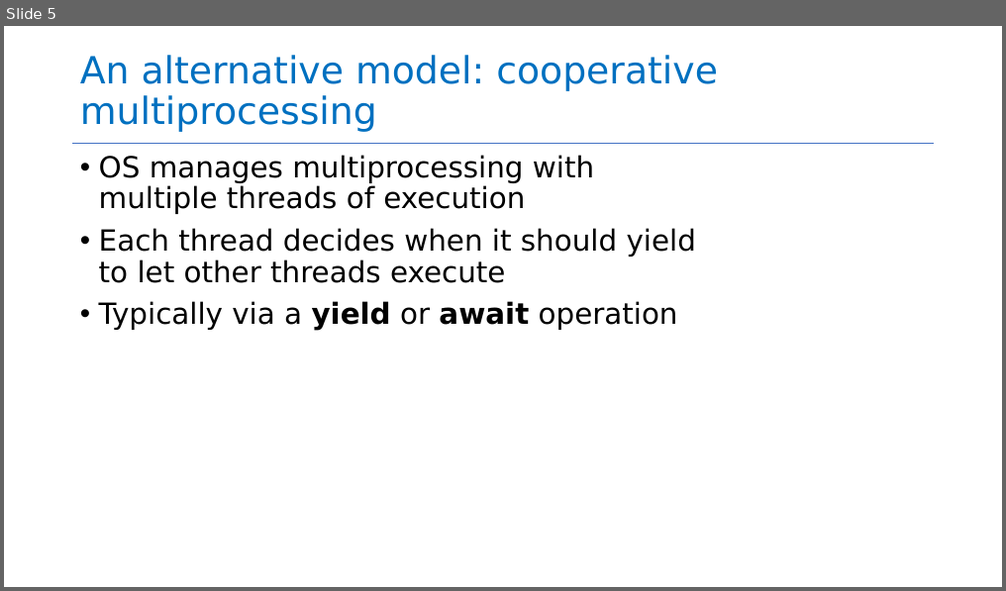
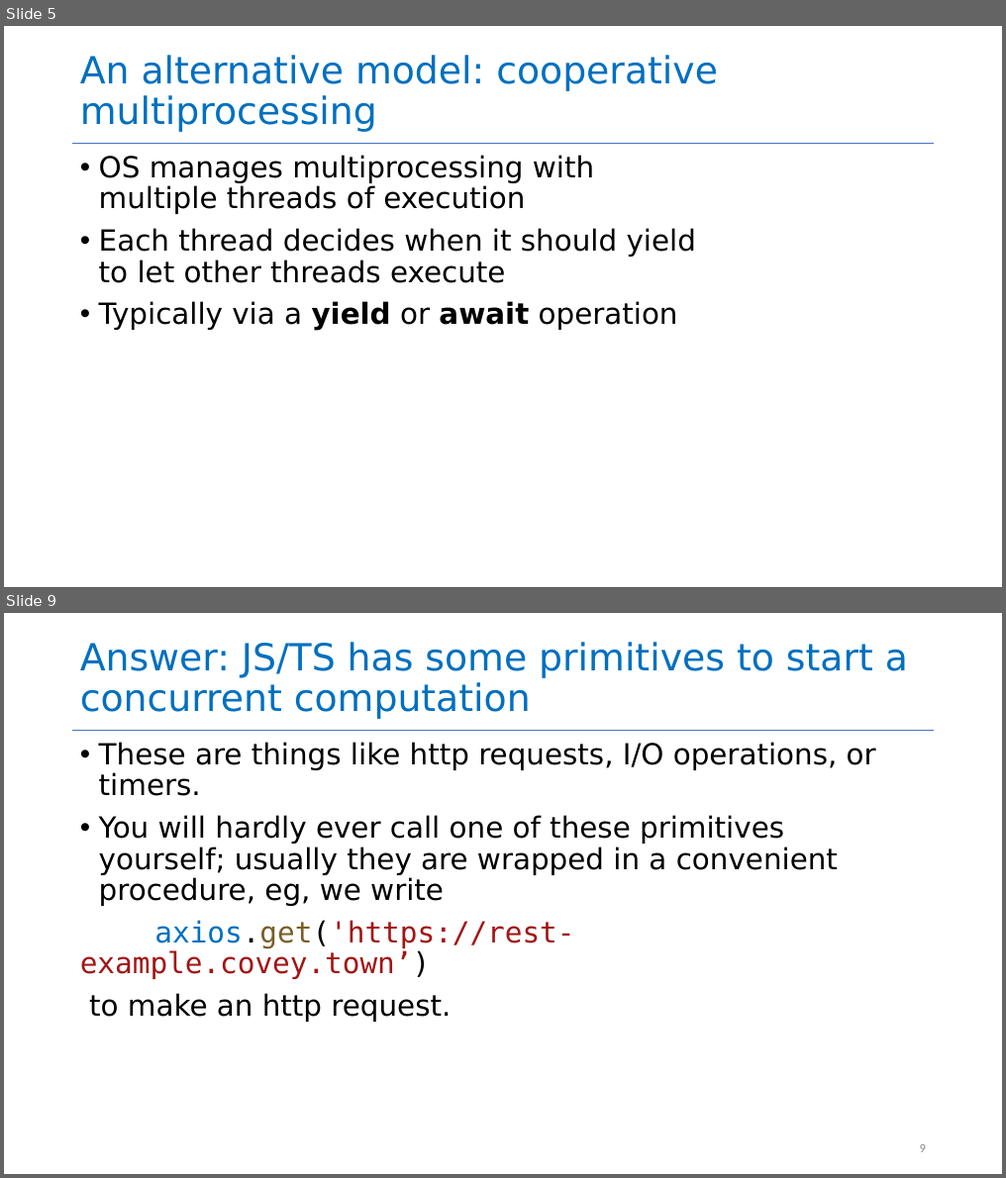
Before and after one commit to neu-se/CS4530-Fall-2022, a slide deck: Slides/Module 05 Concurrency Patterns in Typescript.pptx. Shown one above the other, each under a label of ours: slide 5 before the commit, slides 5 and 9 after it; the slides between them are not shown. The pictures are 1006x591 and 1006x1178 pixels, drawn with LibreOffice and Linux fonts; fonts in the diff are those of the drawing. Boxes give left, top, right and bottom in pixels: in the first picture for what was removed or moved away, otherwise in the second. Text is boxed around its words. In the diff, an @@ line names an element or a change of style, - is before the commit and + after.

Commit message:
added slides, examples, for M05

```diff
--- a/Slides/Module 05 Concurrency Patterns in Typescript.pptx
+++ b/Slides/Module 05 Concurrency Patterns in Typescript.pptx
@@ slide 9 added at [4,613,1002,1174], background #FFFFFF; not listed: 1 template element that a slide beside it also shows @@
@@ title added at [80,642,908,719], 36 pt, text #0070C0 @@
+Answer: JS/TS has some primitives to start a concurrent computation
@@ text added at [80,742,876,1022], 28 pt, text #000000 @@
+• These are things like http requests, I/O operations, or timers.
+• You will hardly ever call one of these primitives yourself; usually they are wrapped in a convenient procedure, eg, we write
+axios.get('https://rest-example.covey.town’)
+to make an http request.
@@ page number added at [920,1145,926,1153], 12 pt, text #8C8C8C @@
+9
```
Also in this commit, not shown: 9 slides changed, 12 other slides added, 11 slides removed, 1 other file.
